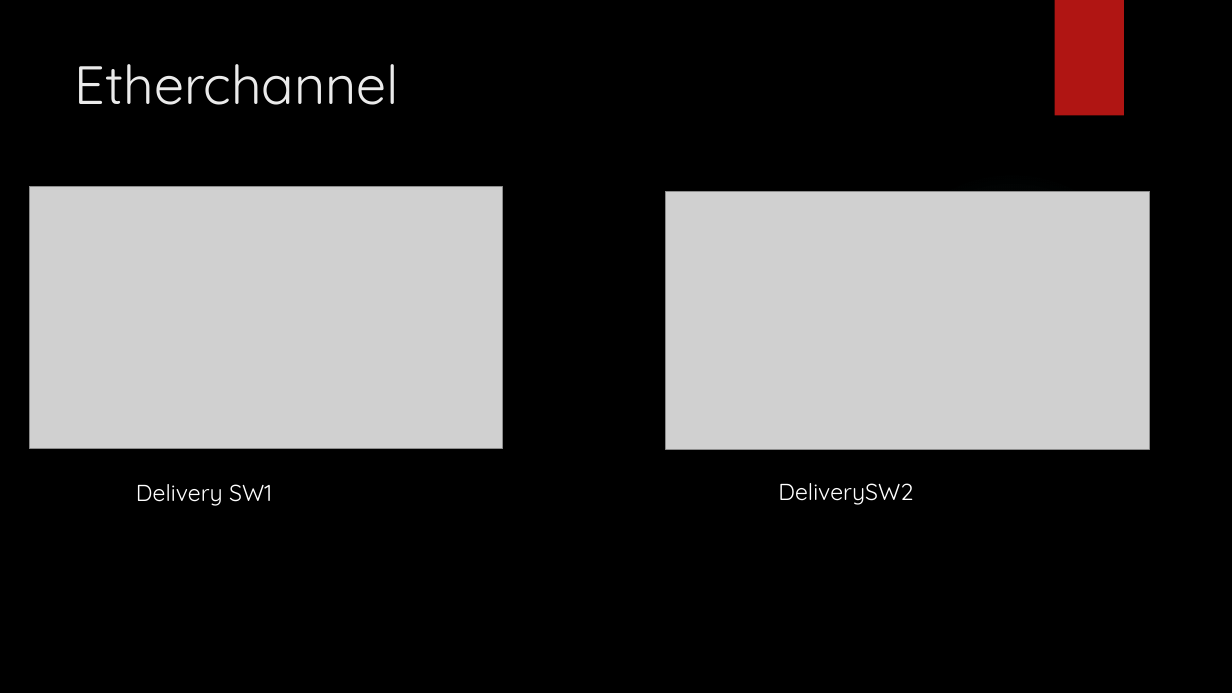
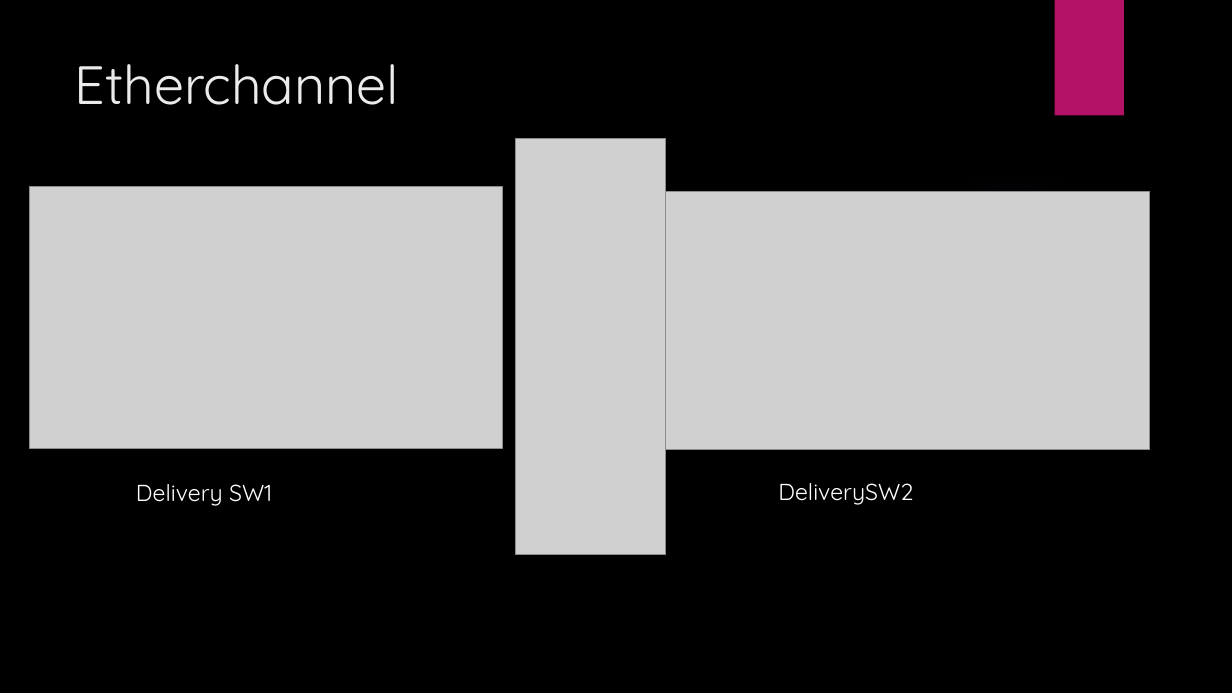
Before and after one commit to LajkaK2006/BorsodNet, a slide deck: slide 14 of Tacos KFT.pptx. Drawn at 1232x693 pixels with LibreOffice and Linux fonts; fonts in the diff are those of the drawing; grey boxes stand for pictures; background and template pictures are left out. Boxes give left, top, right and bottom in pixels: in the first picture for what was removed or moved away, otherwise in the second. Text is boxed around its words. In the diff, an @@ line names an element or a change of style, - is before the commit and + after.

```diff
--- a/Tacos KFT.pptx
+++ b/Tacos KFT.pptx
@@ rectangle at [1055,0,1124,116]: fill #B01513 to #B31166 @@
@@ picture added at [516,139,665,555] @@
```
Also in this commit, not shown: 16 other slides changed, 3 slides added, 1 slide removed.
